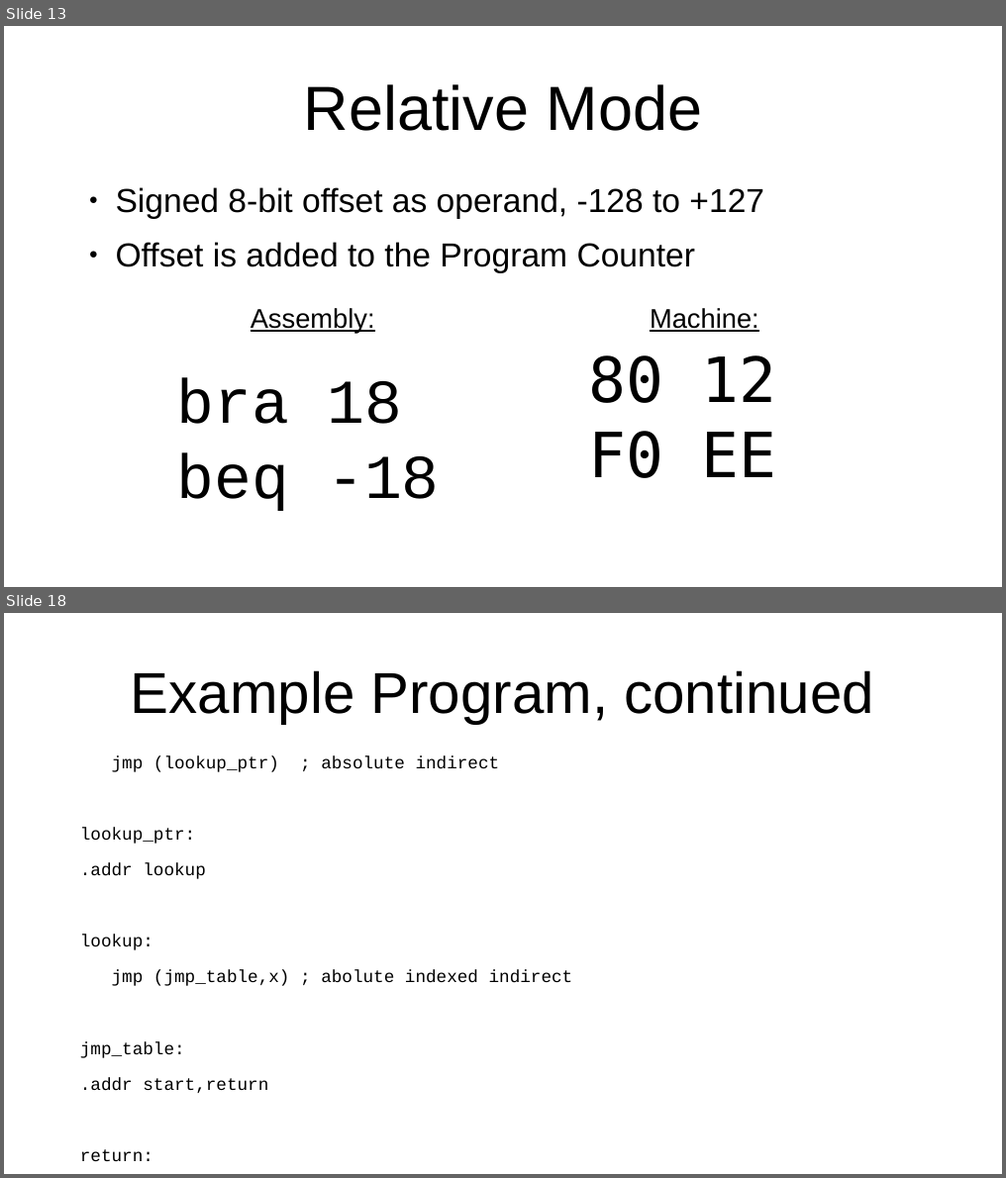
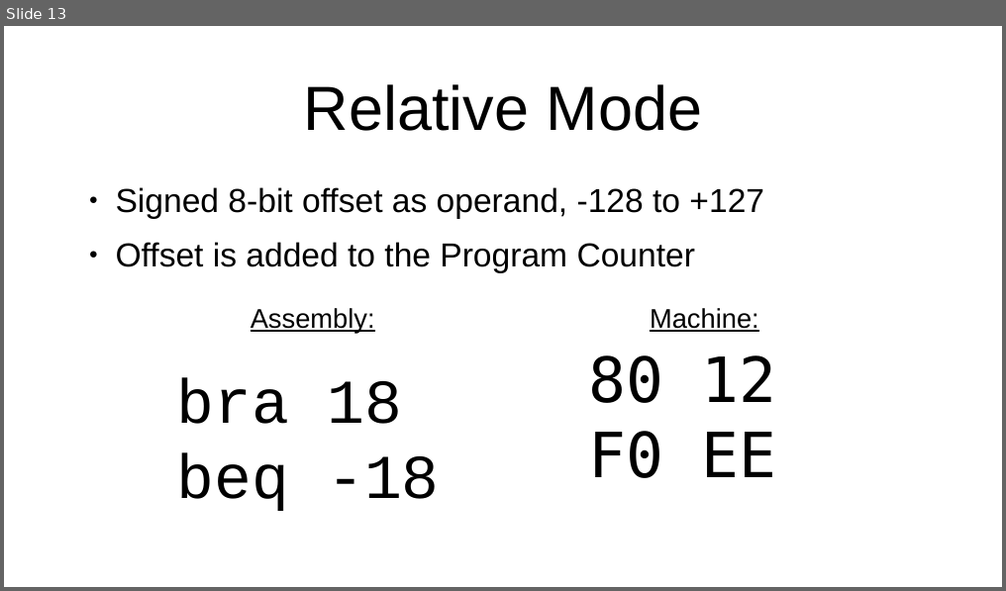
Before and after one commit to SlithyMatt/x16-assembly-tutorial, a slide deck: Lesson2/Lesson2.odp. Shown one above the other, each under a label of ours: slides 13 and 18 before the commit, slide 13 after it; the slides between them are not shown. The pictures are 1006x1178 and 1006x591 pixels, drawn with LibreOffice and Linux fonts; fonts in the diff are those of the drawing. Boxes give left, top, right and bottom in pixels: in the first picture for what was removed or moved away, otherwise in the second. Text is boxed around its words. In the diff, an @@ line names an element or a change of style, - is before the commit and + after.

```diff
--- a/Lesson2/Lesson2.odp
+++ b/Lesson2/Lesson2.odp
@@ slide 18 removed at (4, 613, 1002, 1174), background #FFFFFF @@
@@ title removed at (131, 670, 874, 724) @@
-Example Program, continued
@@ text removed at (80, 757, 573, 1161) @@
-jmp (lookup_ptr) ; absolute indirect
-lookup_ptr:
-.addr lookup
-lookup:
-jmp (jmp_table,x) ; abolute indexed indirect
-jmp_table:
-.addr start,return
-return:
-rts
```
Also in this commit, not shown: 2 slides changed, 2 slides added, 4 other slides removed, 2 other files.
